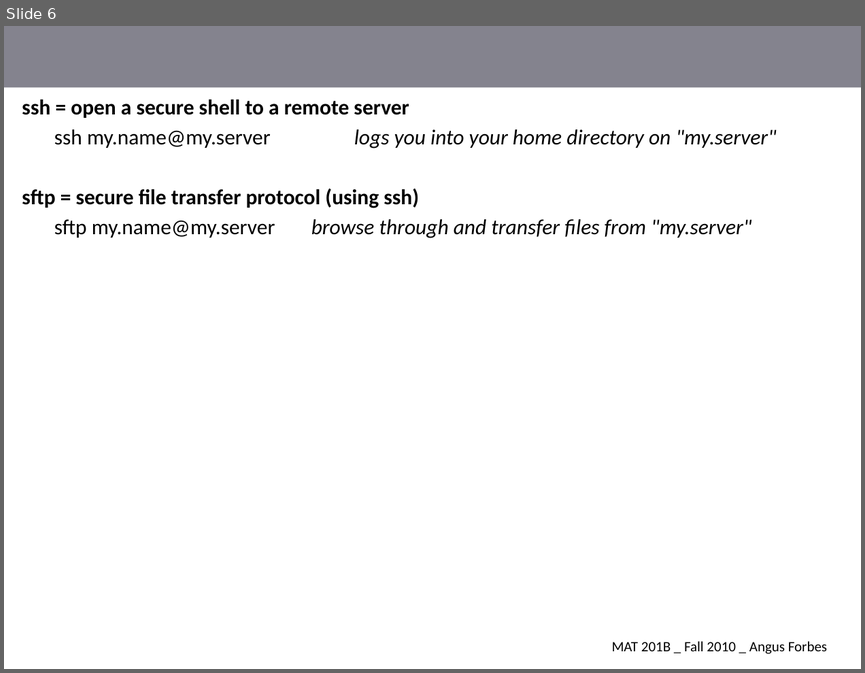
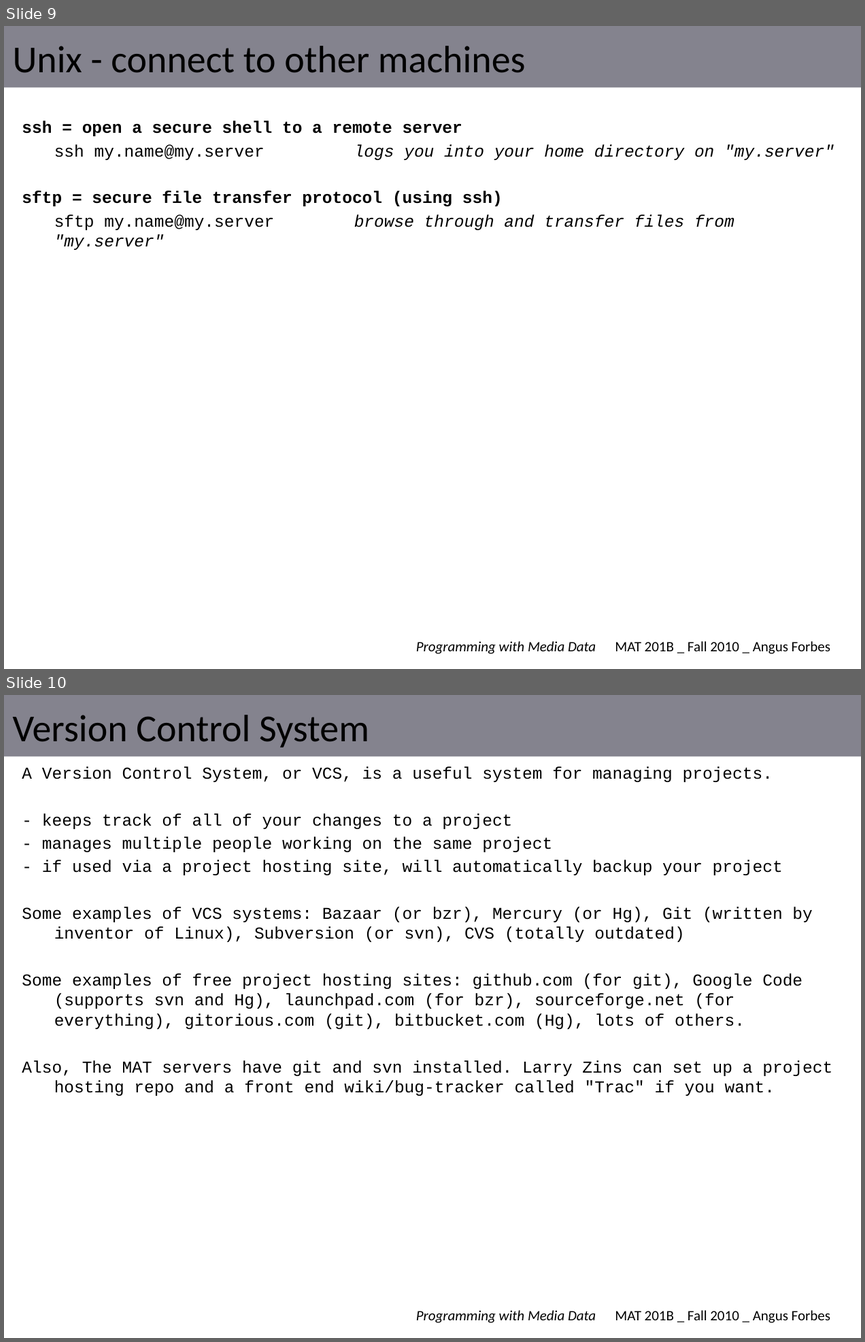
Before and after one commit to angusforbes/mat201b, a slide deck: slides/week1_thurs.pptx. Shown one above the other, each under a label of ours: slide 6 before the commit, slides 9 and 10 after it. The pictures are 865x673 and 865x1342 pixels, drawn with LibreOffice and Linux fonts; fonts in the diff are those of the drawing. Boxes give left, top, right and bottom in pixels: in the first picture for what was removed or moved away, otherwise in the second. Text is boxed around its words. In the diff, an @@ line names an element or a change of style, - is before the commit and + after.

```diff
--- a/slides/week1_thurs.pptx
+++ b/slides/week1_thurs.pptx
@@ slide 10 added at [4, 695, 861, 1338], background #FFFFFF; not listed: 3 template elements that a slide beside it also shows @@
@@ title added at [13, 715, 369, 747], 32 pt, text #000000 @@
+Version Control System
@@ text added at [22, 766, 832, 1096], 14 pt, text #000000 @@
+A Version Control System, or VCS, is a useful system for managing projects.
+- keeps track of all of your changes to a project
+- manages multiple people working on the same project
+- if used via a project hosting site, will automatically backup your project
+Some examples of VCS systems: Bazaar (or bzr), Mercury (or Hg), Git (written by inventor of Linux), Subversion (or svn), CVS (totally outdated)
+Some examples of free project hosting sites: github.com (for git), Google Code (supports svn and Hg), launchpad.com (for bzr), sourceforge.net (for everything), gitorious.com (git), bitbucket.com (Hg), lots of others.
+Also, The MAT servers have git and svn installed. Larry Zins can set up a project hosting repo and a front end wiki/bug-tracker called "Trac" if you want.
@@ what was slide 6 is now slide 9 @@
@@ slide 9 changed as well @@
@@ title added at [13, 46, 526, 73], 32 pt, text #000000 @@
+Unix - connect to other machines
@@ text "ssh = open a secure ..." at [22, 121, 834, 250]: size 18 to 14 pt, font Calibri to Courier New @@
@@ text "MAT 201B _ Fall 2010 ...": place and size @@
-text "MAT 201B _ Fall 2010 ..." at [612, 641, 827, 654]
+text "MAT 201B _ Fall 2010 ..." at [615, 641, 830, 654]
@@ text added at [416, 641, 596, 654], 12 pt, text #000000, italic @@
+Programming with Media Data
```
Also in this commit, not shown: 5 other slides changed, 9 other slides added, 1 other file.
